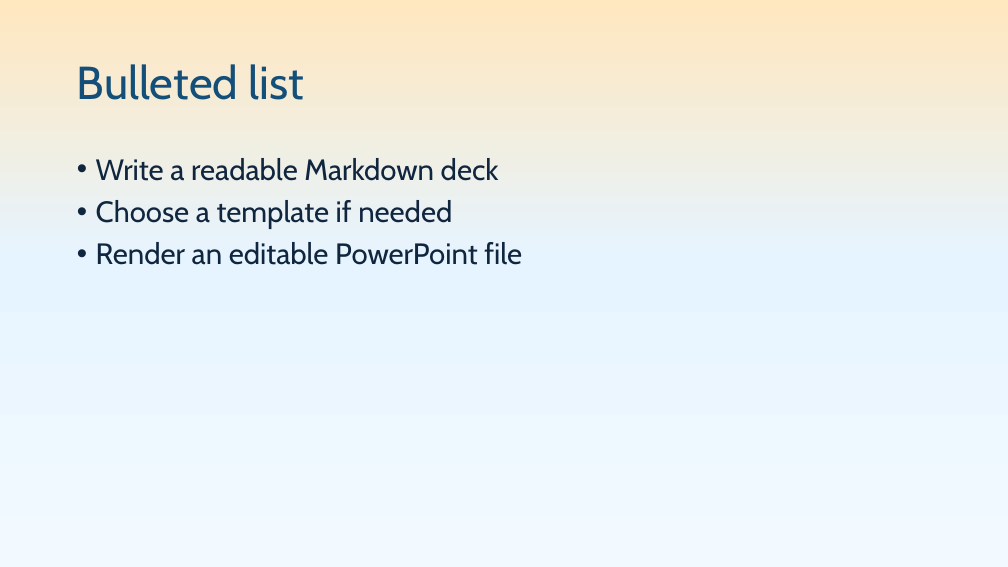
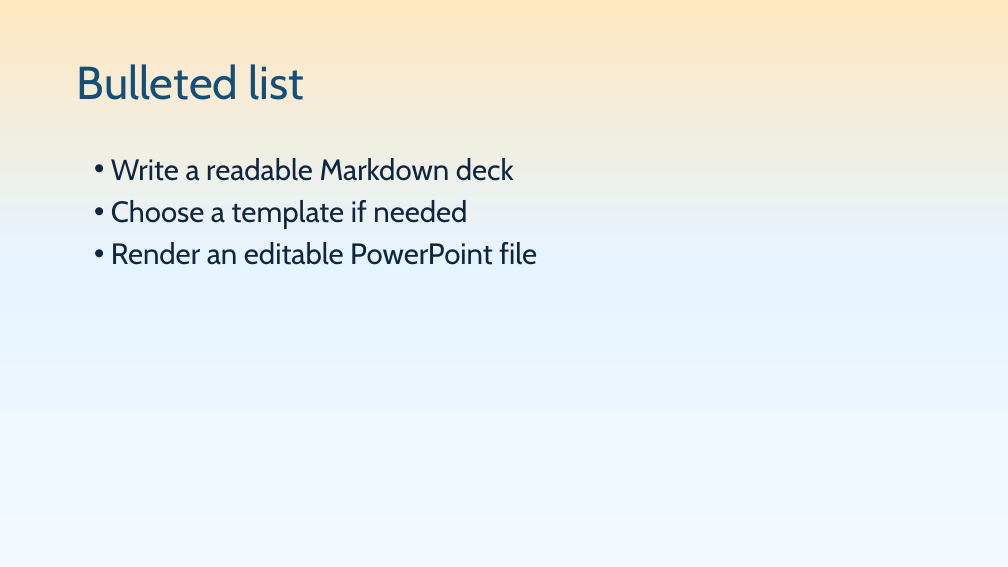
Before and after one commit to pseudosavant/markdown-pptx, a slide deck: slide 21 of sample/showcase.pptx (slide 19 before the commit). Drawn at 1008x567 pixels with LibreOffice and Linux fonts; fonts in the diff are those of the drawing. Boxes give left, top, right and bottom in pixels: in the first picture for what was removed or moved away, otherwise in the second. Text is boxed around its words. In the diff, an @@ line names an element or a change of style, - is before the commit and + after.

Commit message:
Expand Markdown support and use ps-python-pptx public APIs

```diff
--- a/sample/showcase.pptx
+++ b/sample/showcase.pptx
@@ text "Write a readable Markdown deck" at box(111, 158, 537, 265): indent changed @@
```
Also in this commit, not shown: 7 other slides changed, 3 slides added, 16 other files.
